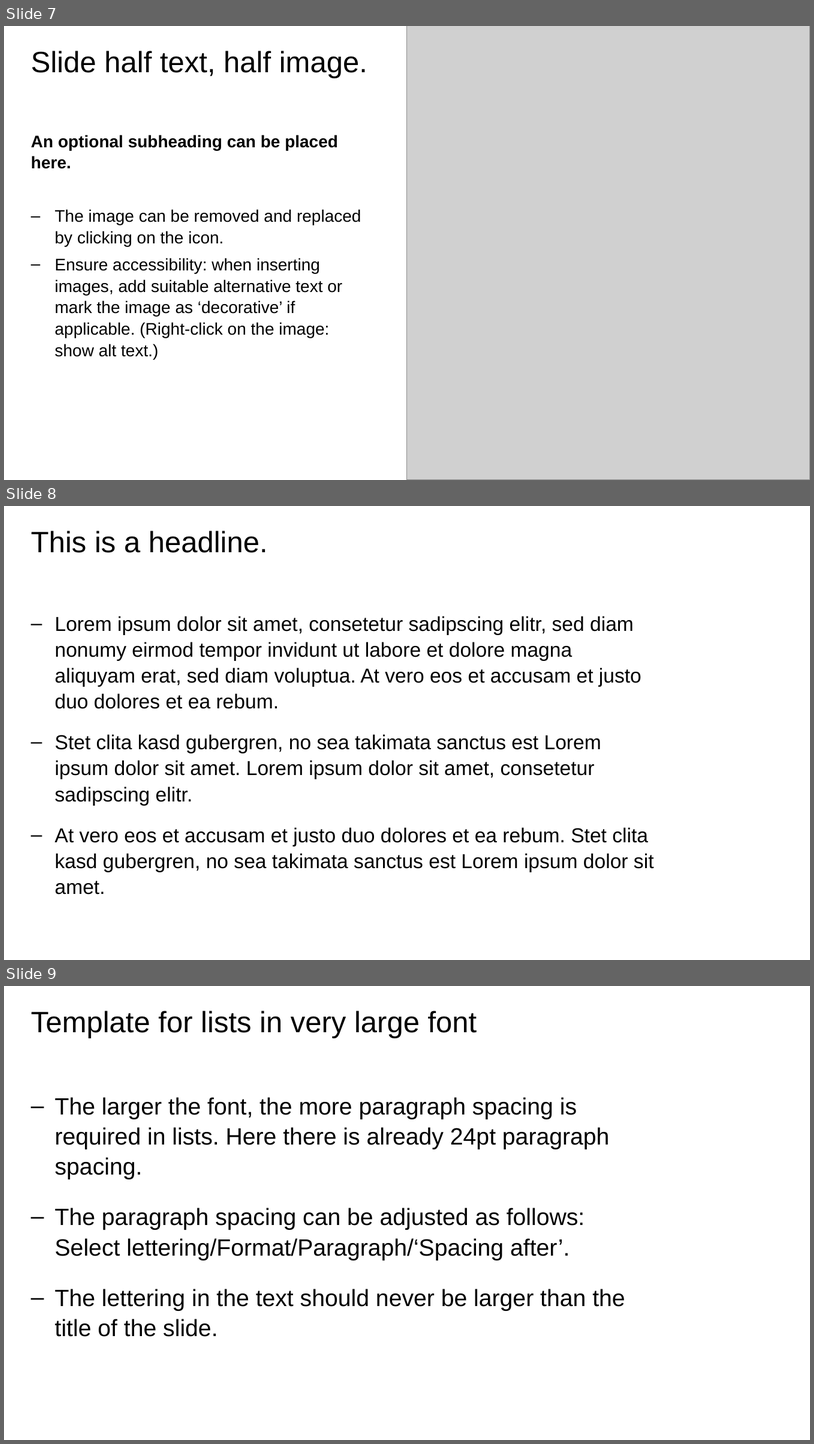
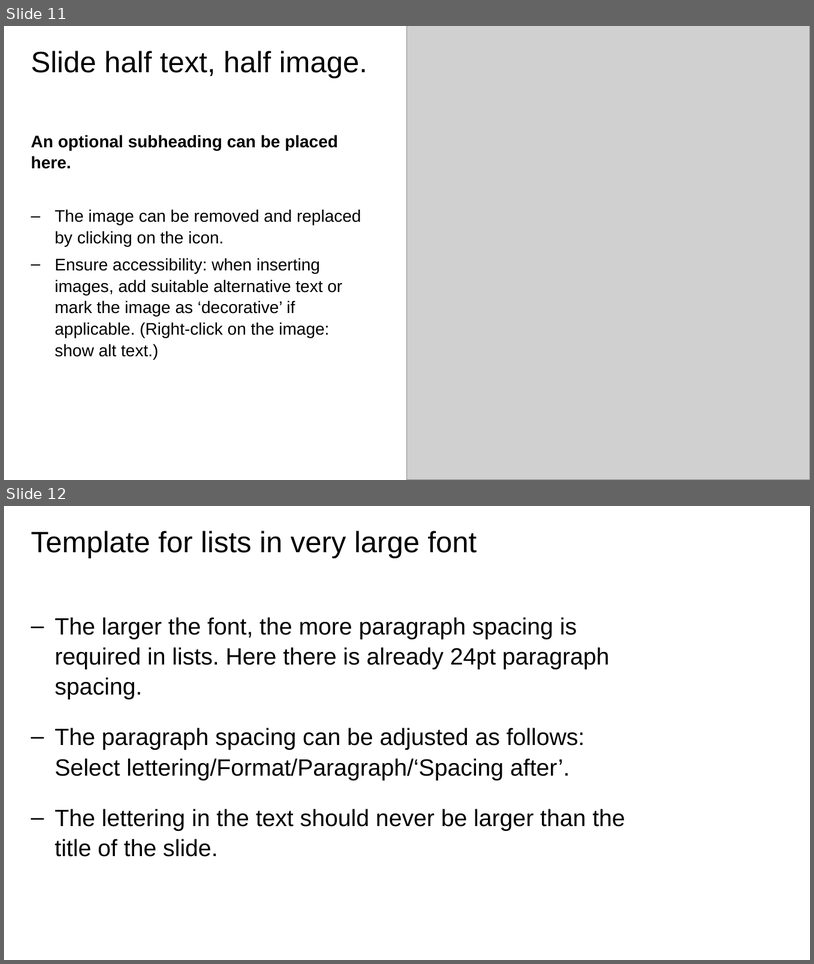
Before and after one commit to Tommy270502/PM4, a slide deck: 6_Video Presentation/PM4_VideoPresentation.pptx. Shown one above the other, each under a label of ours: slides 7, 8 and 9 before the commit, slides 11 and 12 after it. The pictures are 814x1444 and 814x964 pixels, drawn with LibreOffice and Linux fonts; fonts in the diff are those of the drawing; grey boxes stand for pictures. Boxes give left, top, right and bottom in pixels: in the first picture for what was removed or moved away, otherwise in the second. Text is boxed around its words. In the diff, an @@ line names an element or a change of style, - is before the commit and + after.

Commit message:
presentation wip

```diff
--- a/6_Video Presentation/PM4_VideoPresentation.pptx
+++ b/6_Video Presentation/PM4_VideoPresentation.pptx
@@ slide 8 removed at <box>4,506,810,960</box>, background #FFFFFF @@
@@ title removed at <box>31,531,268,553</box> @@
-This is a headline.
@@ text removed at <box>55,616,654,894</box> @@
-– Lorem ipsum dolor sit amet, consetetur sadipscing elitr, sed diam nonumy eirmod tempor invidunt ut labore et dolore magna aliquyam erat, sed diam voluptua. At vero eos et accusam et justo duo dolores et ea rebum.
-– Stet clita kasd gubergren, no sea takimata sanctus est Lorem ipsum dolor sit amet. Lorem ipsum dolor sit amet, consetetur sadipscing elitr.
-– At vero eos et accusam et justo duo dolores et ea rebum. Stet clita kasd gubergren, no sea takimata sanctus est Lorem ipsum dolor sit amet.
@@ what was slide 7 is now slide 11 @@
@@ what was slide 9 is now slide 12 @@
```
Also in this commit, not shown: 5 slides added, 6 other slides removed, 2 other files.
